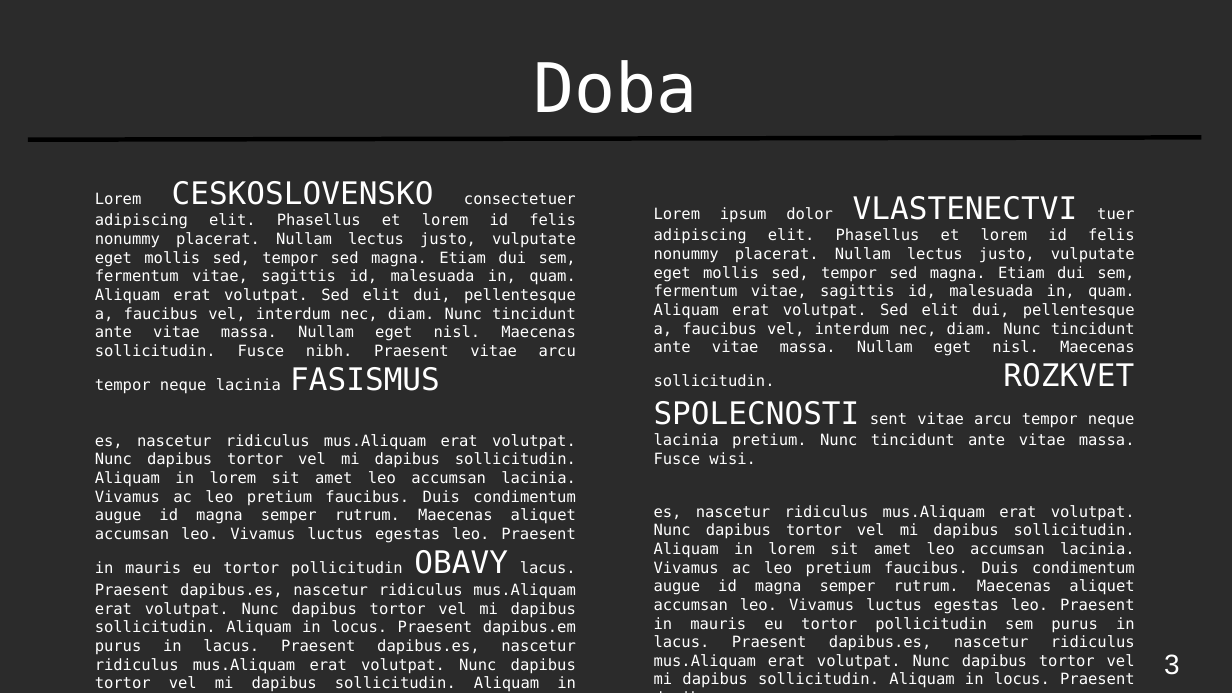
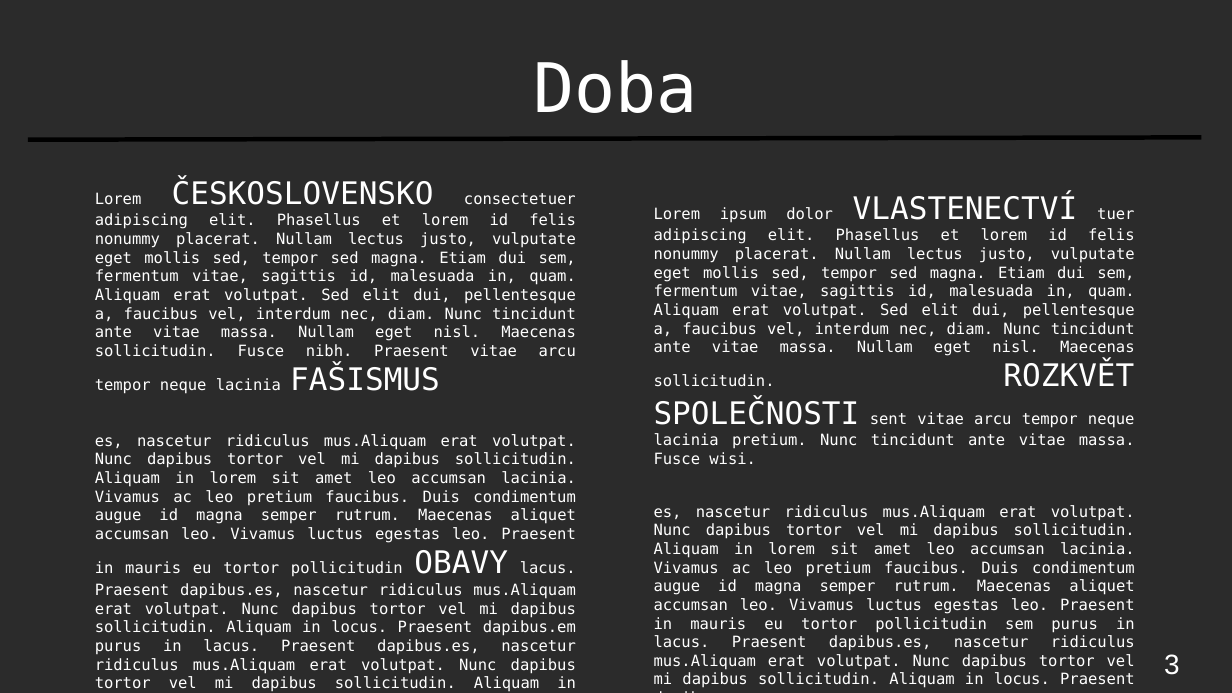
Before and after one commit to Domysli-si/Capek, a slide deck: slide 3 of Documents/Prezentace.odp. Drawn at 1232x693 pixels with LibreOffice and Linux fonts; fonts in the diff are those of the drawing; background and template pictures are left out; a plain dark background stands for a picture behind light text. Boxes give left, top, right and bottom in pixels: in the first picture for what was removed or moved away, otherwise in the second. Text is boxed around its words. In the diff, an @@ line names an element or a change of style, - is before the commit and + after.

```diff
--- a/Documents/Prezentace.odp
+++ b/Documents/Prezentace.odp
@@ text at <box>95,192,576,394</box>: text changed @@
-Lorem CESKOSLOVENSKO consectetuer adipiscing elit. Phasellus et lorem id felis nonummy placerat. Nullam lectus justo, vulputate eget mollis sed, tempor sed magna. Etiam dui sem, fermentum vitae, sagittis id, malesuada in, quam. Aliquam erat volutpat. Sed elit dui, pellentesque a, faucibus vel, interdum nec, diam. Nunc tincidunt ante vitae massa. Nullam eget nisl. Maecenas sollicitudin. Fusce nibh. Praesent vitae arcu tempor neque lacinia FASISMUS
+Lorem ČESKOSLOVENSKO consectetuer adipiscing elit. Phasellus et lorem id felis nonummy placerat. Nullam lectus justo, vulputate eget mollis sed, tempor sed magna. Etiam dui sem, fermentum vitae, sagittis id, malesuada in, quam. Aliquam erat volutpat. Sed elit dui, pellentesque a, faucibus vel, interdum nec, diam. Nunc tincidunt ante vitae massa. Nullam eget nisl. Maecenas sollicitudin. Fusce nibh. Praesent vitae arcu tempor neque lacinia FAŠISMUS
@@ text at <box>654,207,1135,465</box>: text changed @@
-Lorem ipsum dolor VLASTENECTVI tuer adipiscing elit. Phasellus et lorem id felis nonummy placerat. Nullam lectus justo, vulputate eget mollis sed, tempor sed magna. Etiam dui sem, fermentum vitae, sagittis id, malesuada in, quam. Aliquam erat volutpat. Sed elit dui, pellentesque a, faucibus vel, interdum nec, diam. Nunc tincidunt ante vitae massa. Nullam eget nisl. Maecenas sollicitudin. ROZKVET SPOLECNOSTI sent vitae arcu tempor neque lacinia pretium. Nunc tincidunt ante vitae massa. Fusce wisi.
+Lorem ipsum dolor VLASTENECTVÍ tuer adipiscing elit. Phasellus et lorem id felis nonummy placerat. Nullam lectus justo, vulputate eget mollis sed, tempor sed magna. Etiam dui sem, fermentum vitae, sagittis id, malesuada in, quam. Aliquam erat volutpat. Sed elit dui, pellentesque a, faucibus vel, interdum nec, diam. Nunc tincidunt ante vitae massa. Nullam eget nisl. Maecenas sollicitudin. ROZKVĚT SPOLEČNOSTI sent vitae arcu tempor neque lacinia pretium. Nunc tincidunt ante vitae massa. Fusce wisi.
```
Also in this commit, not shown: 7 other slides changed.
